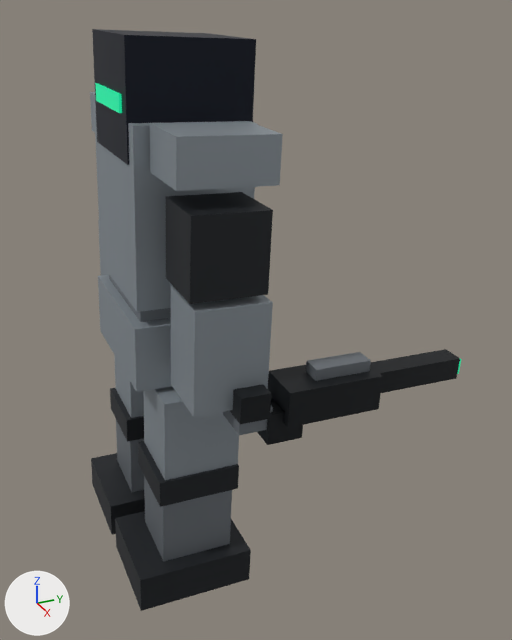
An edit to the glTF model src/assets/shooterbot.glb, drawn before and after from the same camera.
The view is the same before and after, from a 50 mm camera at (4.21, -1.23, 2.69) aimed at (0.22, 0.56, 0.69). Every picture has the same lights, and +X, +Y and +Z are marked at lower left. Where no turn or scale is listed for an object, it has been applied to the vertices.
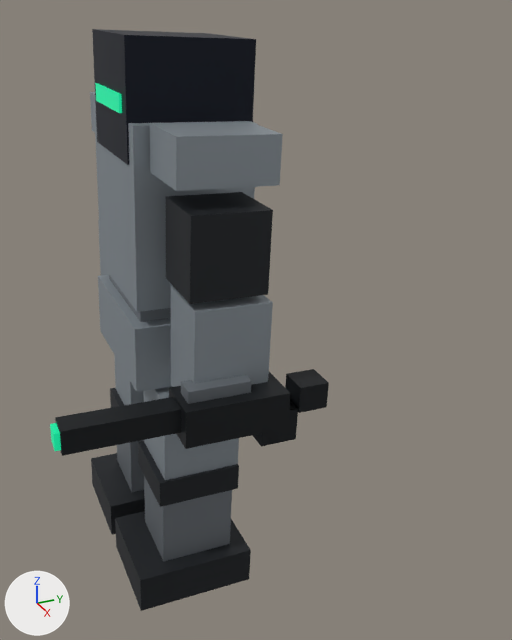
ob_node_18 is not drawn itself; it is the parent of ob_mesh_12, ob_mesh_13, ob_mesh_14, ob_mesh_15, ob_mesh_16, ob_mesh_17.

Pixel boxes [x1, y1, x2, y2] of what changed, in the pictures (512 x 640 px):
'Mesh_12', turned: before [268, 365, 383, 428]; after [169, 372, 290, 449]
'Mesh_15', turned: before [370, 349, 460, 393]; after [55, 397, 182, 456]
'Mesh_14', turned: before [230, 384, 272, 424]; after [285, 369, 329, 413]
'Mesh_16', turned: before [306, 352, 371, 381]; after [181, 375, 252, 404]
'Mesh_13', turned: before [257, 398, 303, 445]; after [252, 401, 298, 446]
'Mesh_17', turned: before [457, 359, 461, 374]; after [50, 423, 61, 451]

Patch to the scene script:
```diff
--- a/src/assets/shooterbot.glb.py
+++ b/src/assets/shooterbot.glb.py
@@ ob_node_18 @@
 ob_node_18.location = (0.22, 0.28, -0.32)
+ob_node_18.rotation_euler = (0.0, 0.0, 3.142)  # degrees (0, 0, 180)
```
